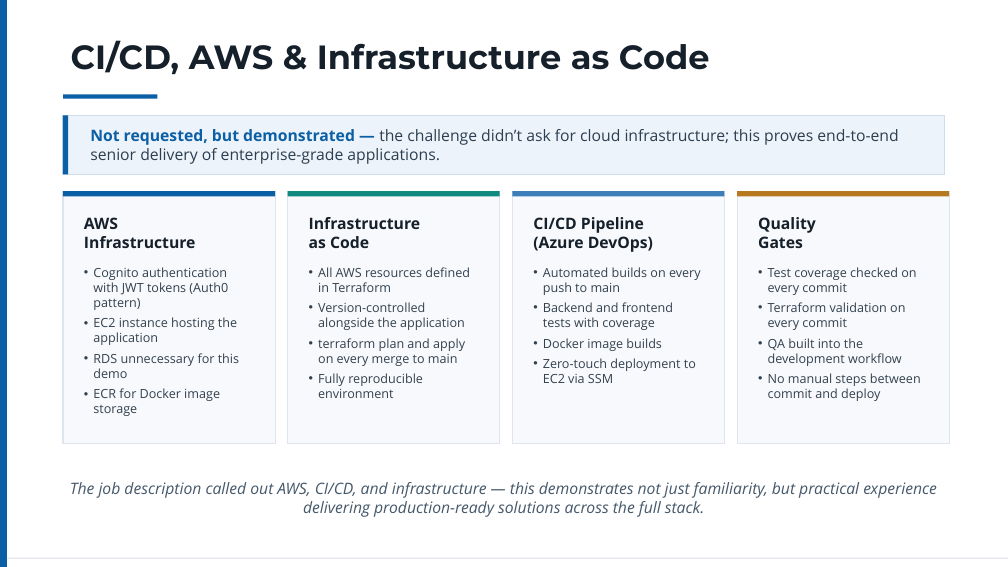
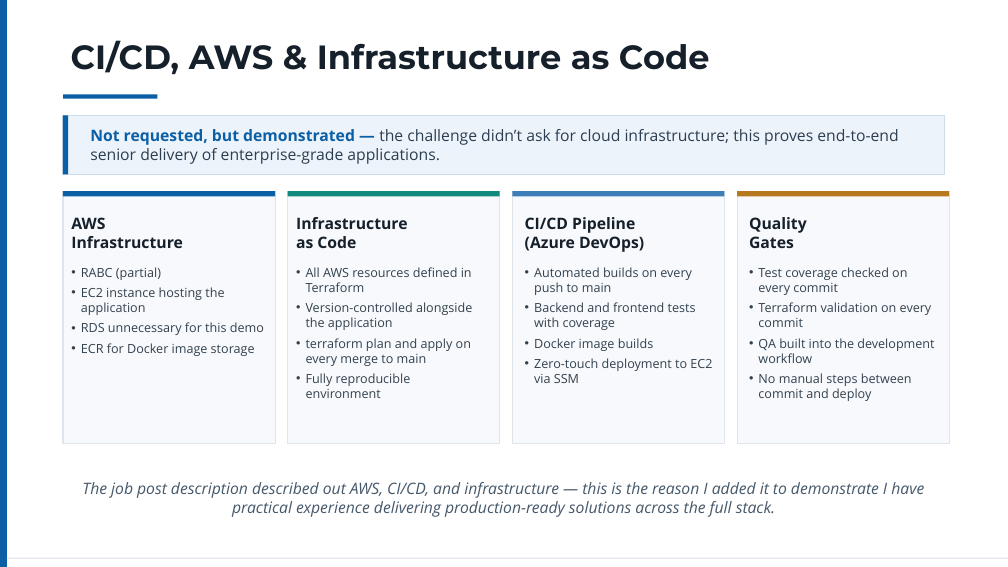
Before and after one commit to AdrianPerezTeres/e-commerce, a slide deck: slide 4 of docs/E-Commerce Code Challenge.pptx. Drawn at 1008x567 pixels with LibreOffice and Linux fonts; fonts in the diff are those of the drawing. Boxes give left, top, right and bottom in pixels: in the first picture for what was removed or moved away, otherwise in the second. Text is boxed around its words. In the diff, an @@ line names an element or a change of style, - is before the commit and + after.

```diff
--- a/docs/E-Commerce Code Challenge.pptx
+++ b/docs/E-Commerce Code Challenge.pptx
@@ text "AWS": place and size @@
-text "AWS" at [84,217,239,416]
+text "AWS" at [71,217,264,356]
@@ text "Infrastructure" rewrapped from [309,217,470,398] to [296,217,472,398] @@
@@ text "CI/CD Pipeline" rewrapped from [533,217,701,383] to [525,217,712,383] @@
@@ text "Quality" rewrapped from [758,217,921,401] to [749,217,934,401] @@
@@ text at [81,267,161,280]: text changed @@
-• Cognito authentication with JWT tokens (Auth0 pattern)
+• RABC (partial)
@@ text at [82,482,924,517]: text changed @@
-The job description called out AWS, CI/CD, and infrastructure — this demonstrates not just familiarity, but practical experience delivering production-ready solutions across the full stack.
+The job post description described out AWS, CI/CD, and infrastructure — this is the reason I added it to demonstrate I have practical experience delivering production-ready solutions across the full stack.
```
Also in this commit, not shown: 1 other slide changed, 3 other files.
